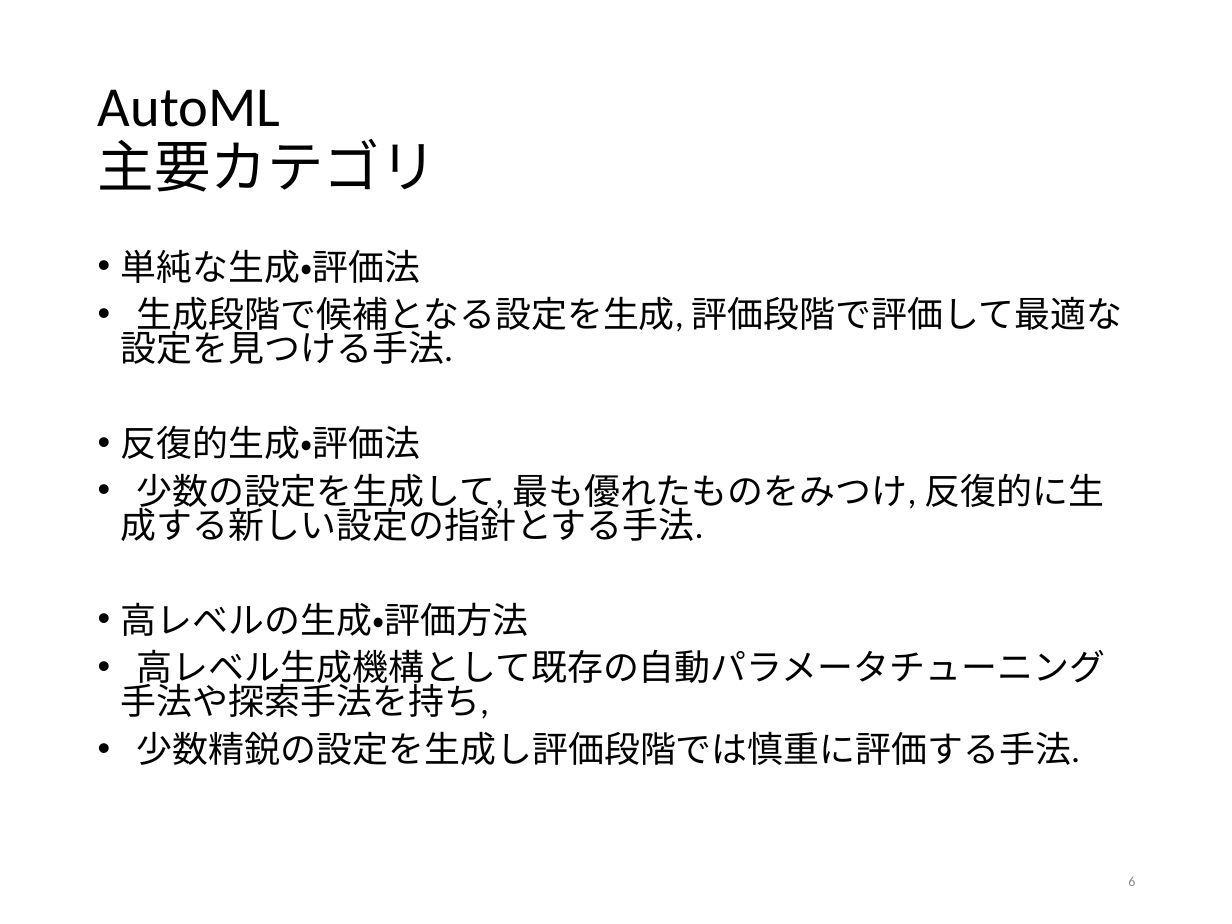
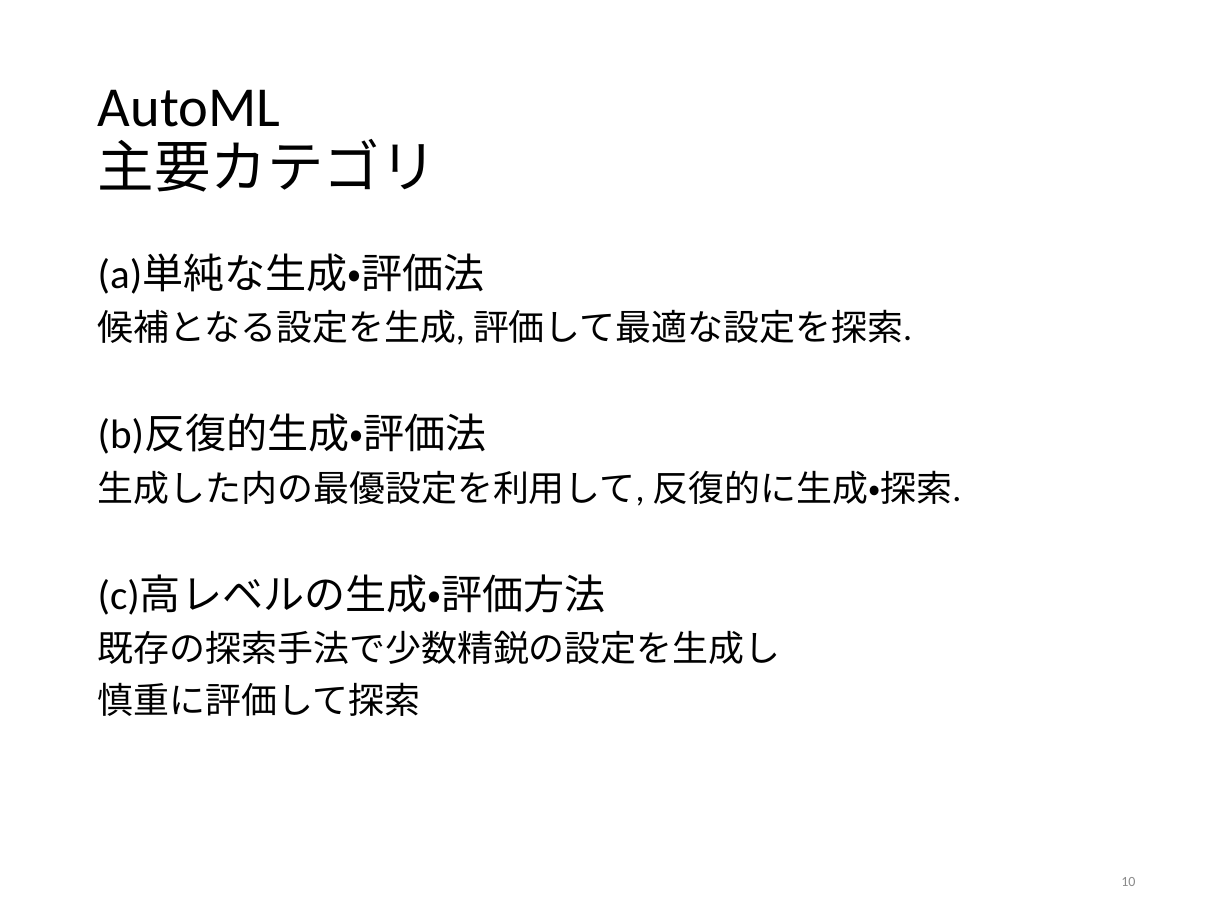
Before and after one commit to tatsuya-sugiyama/WeeklyReport, a slide deck: slide 10 of report/2020前期/2020sugiyama.pptx (slide 6 before the commit). Drawn at 1232x924 pixels with LibreOffice and Linux fonts; fonts in the diff are those of the drawing. Boxes give left, top, right and bottom in pixels: in the first picture for what was removed or moved away, otherwise in the second. Text is boxed around its words. In the diff, an @@ line names an element or a change of style, - is before the commit and + after.

```diff
--- a/report/2020前期/2020sugiyama.pptx
+++ b/report/2020前期/2020sugiyama.pptx
@@ text at <box>98,254,962,716</box>: text changed @@
-• 単純な生成・評価法
-• 生成段階で候補となる設定を生成, 評価段階で評価して最適な設定を見つける手法.
-• 反復的生成・評価法
-• 少数の設定を生成して, 最も優れたものをみつけ, 反復的に生成する新しい設定の指針とする手法.
-• 高レベルの生成・評価方法
-• 高レベル生成機構として既存の自動パラメータチューニング手法や探索手法を持ち,
-• 少数精鋭の設定を生成し評価段階では慎重に評価する手法.
+(a)単純な生成・評価法
+候補となる設定を生成, 評価して最適な設定を探索.
+(b)反復的生成・評価法
+生成した内の最優設定を利用して, 反復的に生成・探索.
+(c)高レベルの生成・評価方法
+既存の探索手法で少数精鋭の設定を生成し
+慎重に評価して探索
@@ page number at <box>1121,877,1135,886</box>: text changed @@
-6
+10
```
Also in this commit, not shown: 20 other slides changed, 23 slides added, 3 slides removed, 3 other files.
